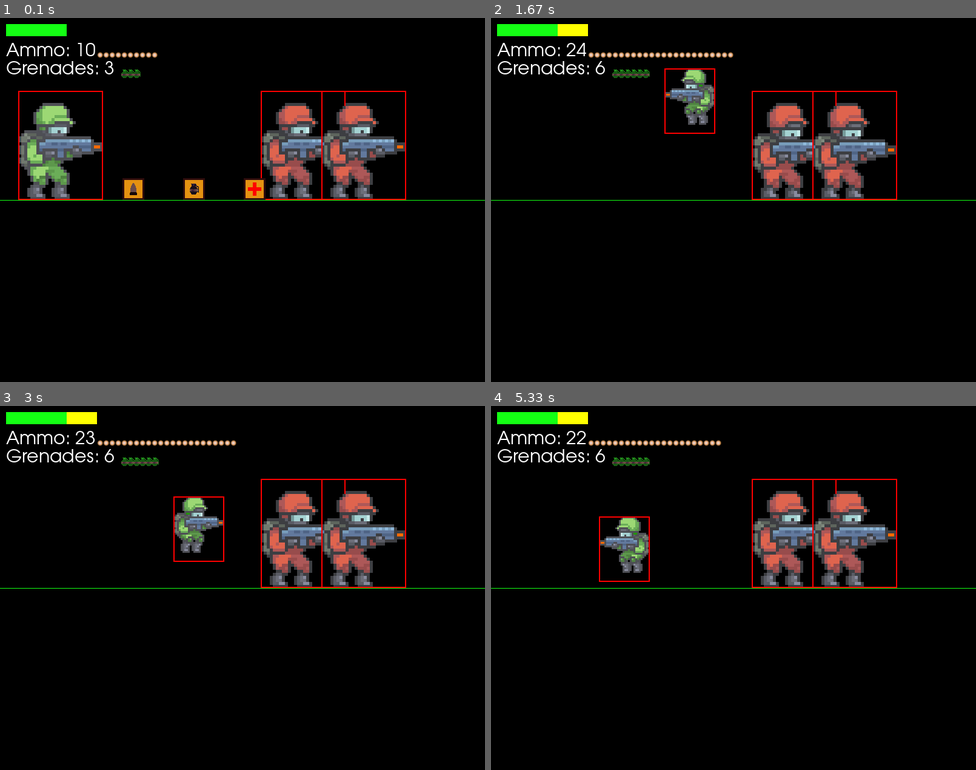
Above: before the commit, frames 1-4 (two rows, left to right).
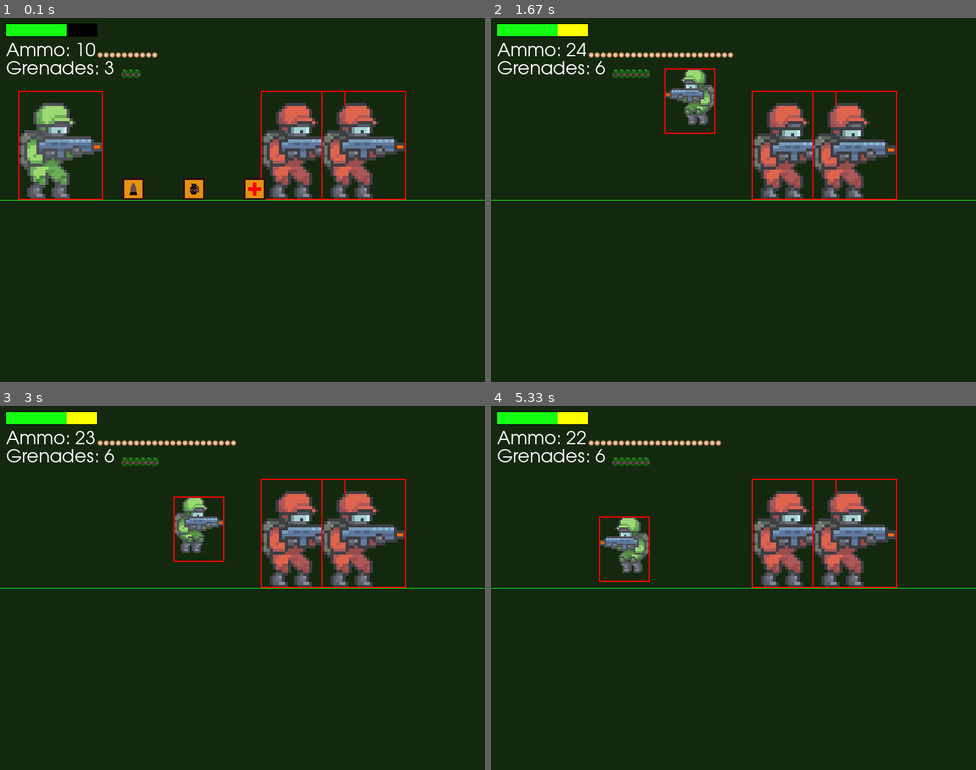
Above: after the commit, the same moments.

Repository: olibark/ALEVEL
Game: pygame game, started from PyGame/PART2ON/main.py
The game is run twice, just before and just after one commit, with the same random seed, the same clock (stepped at 60 frames per second) and the same inputs.
Inputs:
- Up to frame 1 (0.1 s): no input
- Up to frame 2 (1.67 s): hold D 0.33-0.8 s; hold D 0.83-1.3 s; tap Space at 0.9, 1.2, 1.4 s; tap J at 0.98 s; hold A from 1.33 s (still down); tap Shift at 1.48 s
- Up to frame 3 (3 s): tap Space at 1.7, 1.97, 2.27, 2.4, 2.7 s; release A at 1.87 s; hold A 1.9-2.3 s; hold D 2.33-2.97 s; tap J at 2.48 s
- Up to frame 4 (5.33 s): hold A 3-3.47 s; tap Space at 3.07, 3.37, 3.57, 3.87, 4.07, 4.37, 4.57, 4.87, 5.13 s; tap Shift at 3.15, 4.65 s; hold D 3.5-3.97 s; hold D 4-4.47 s; tap J at 4.15 s; hold A 4.5-5.03 s; hold A from 5.07 s (still down)

The runs differ from the first frame. In frame 1, 90% of the frame differs, in the area x 0-100%, y 0-100%; in frame 2, 92%; in frame 3, 92%; in frame 4, 92%.

Commit message:
commit with border and different background

Diff:
--- a/PyGame/PART2ON/background.py
+++ b/PyGame/PART2ON/background.py
@@ -23,6 +23,7 @@
         self.health = health
 
         # draw background representing total possible health
+        pygame.draw.rect(screen, c.BLACK, (self.x - c.BORDER, self.y - c.BORDER, self.maxHealth + c.BORDER * 2, 20 + c.BORDER * 2))
         pygame.draw.rect(screen, c.RED, (self.x, self.y, self.maxHealth - 50, 20))
 
         # draw normal health in green (capped at 100)
--- a/PyGame/PART2ON/constants.py
+++ b/PyGame/PART2ON/constants.py
@@ -11,12 +11,13 @@
 TILESIZE = 40
 EXPLOSION_DAMAGE = 50
 WEAPON_COOLDOWN = 10#miliseconds
-BACKGROUND = (0, 0, 0)
+BACKGROUND = (20, 40, 15)
 GREEN = (20, 255, 20)
 WHITE = (255, 255, 255)
 RED = (230, 20, 20)
 YELLOW = (255, 255, 0)
-
+BLACK = (0, 0, 0)
+BORDER = 1
 # Font placeholder; initialized after pygame.init()
 textFont = None
 
